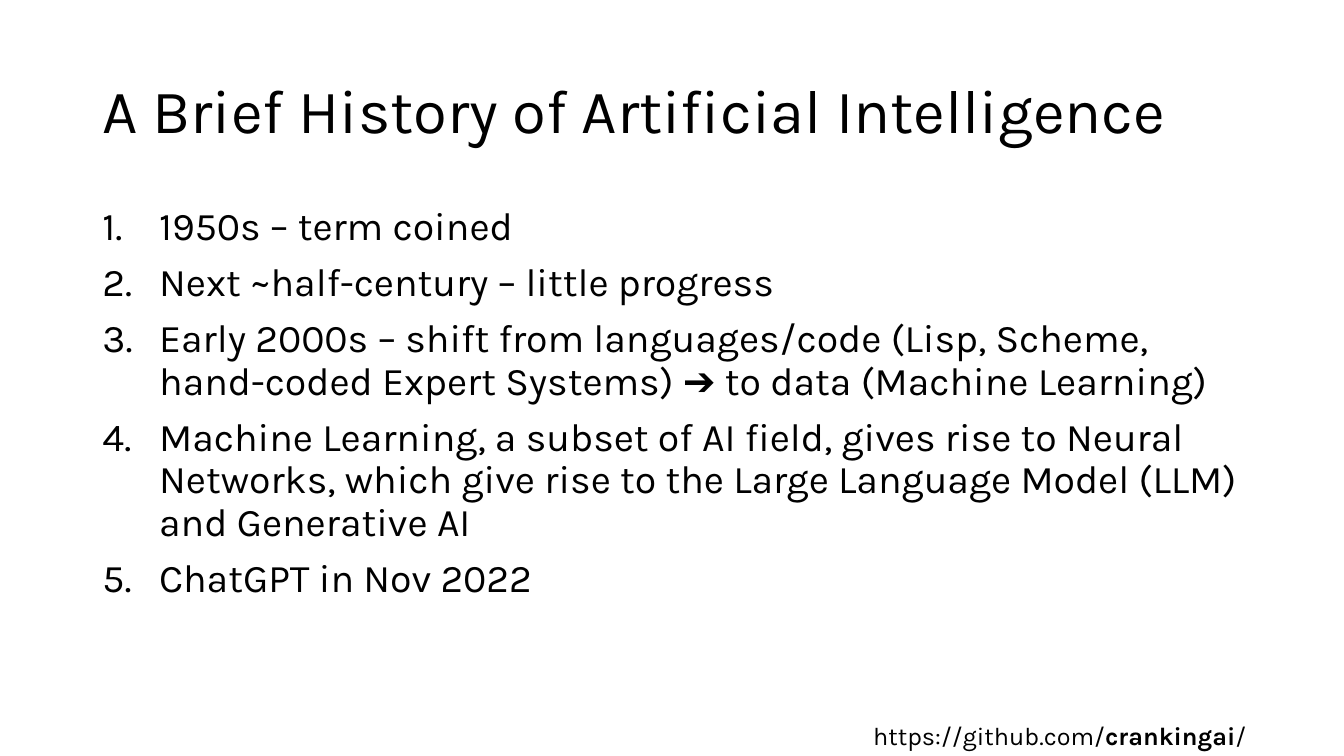
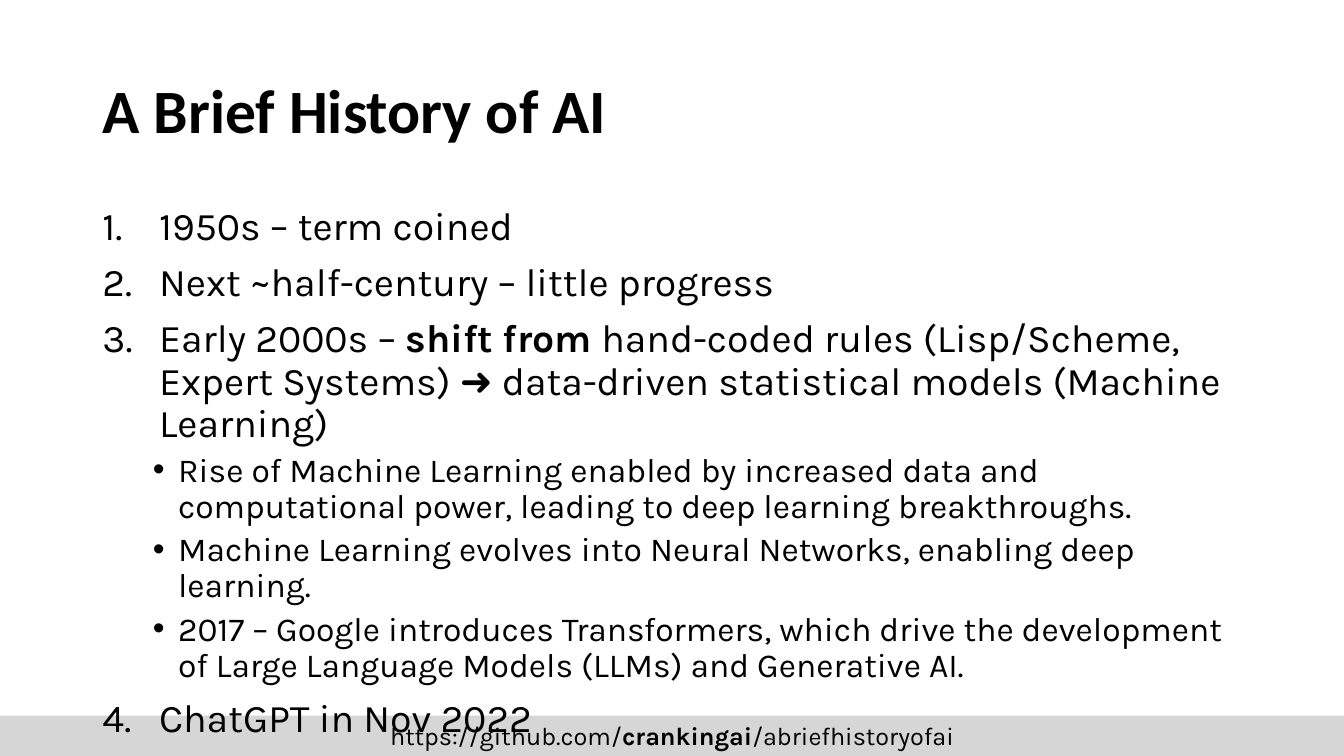
Before and after one commit to crankingai/abriefhistoryofai, a slide deck: slide 1 of ABriefSlideshow.pptx (slide 2 before the commit). Drawn at 1344x756 pixels with LibreOffice and Linux fonts; fonts in the diff are those of the drawing. Boxes give left, top, right and bottom in pixels: in the first picture for what was removed or moved away, otherwise in the second. Text is boxed around its words. In the diff, an @@ line names an element or a change of style, - is before the commit and + after.

```diff
--- a/ABriefSlideshow.pptx
+++ b/ABriefSlideshow.pptx
@@ title at (102,89,606,143): text changed; font Karla to Calibri; bold on @@
-A Brief History of Artificial Intelligence
+A Brief History of AI
@@ text at (159,323,1222,686): text changed; size 28 to 24 pt @@
-3. Early 2000s – shift from languages/code (Lisp, Scheme, hand-coded Expert Systems) ➔ to data (Machine Learning)
-4. Machine Learning, a subset of AI field, gives rise to Neural Networks, which give rise to the Large Language Model (LLM) and Generative AI
+3. Early 2000s – shift from hand-coded rules (Lisp/Scheme, Expert Systems) ➜ data-driven statistical models (Machine Learning)
+  • Rise of Machine Learning enabled by increased data and computational power, leading to deep learning breakthroughs.
+  • Machine Learning evolves into Neural Networks, enabling deep learning.
+  • 2017 – Google introduces Transformers, which drive the development of Large Language Models (LLMs) and Generative AI.
@@ rectangle "https://github.com/crankingai/abriefhistoryofai": place and size @@
-rectangle "https://github.com/crankingai/abriefhistoryofai" at (873,726,1246,752)
+rectangle "https://github.com/crankingai/abriefhistoryofai" at (0,716,1344,756)
@@ rectangle "https://github.com/crankingai/abriefhistoryofai" at (0,716,1344,756): fill none to #AEAEAE at 50% opacity @@
```
Also in this commit, not shown: 1 other slide changed, 3 slides added, 1 slide removed, 3 other files.
